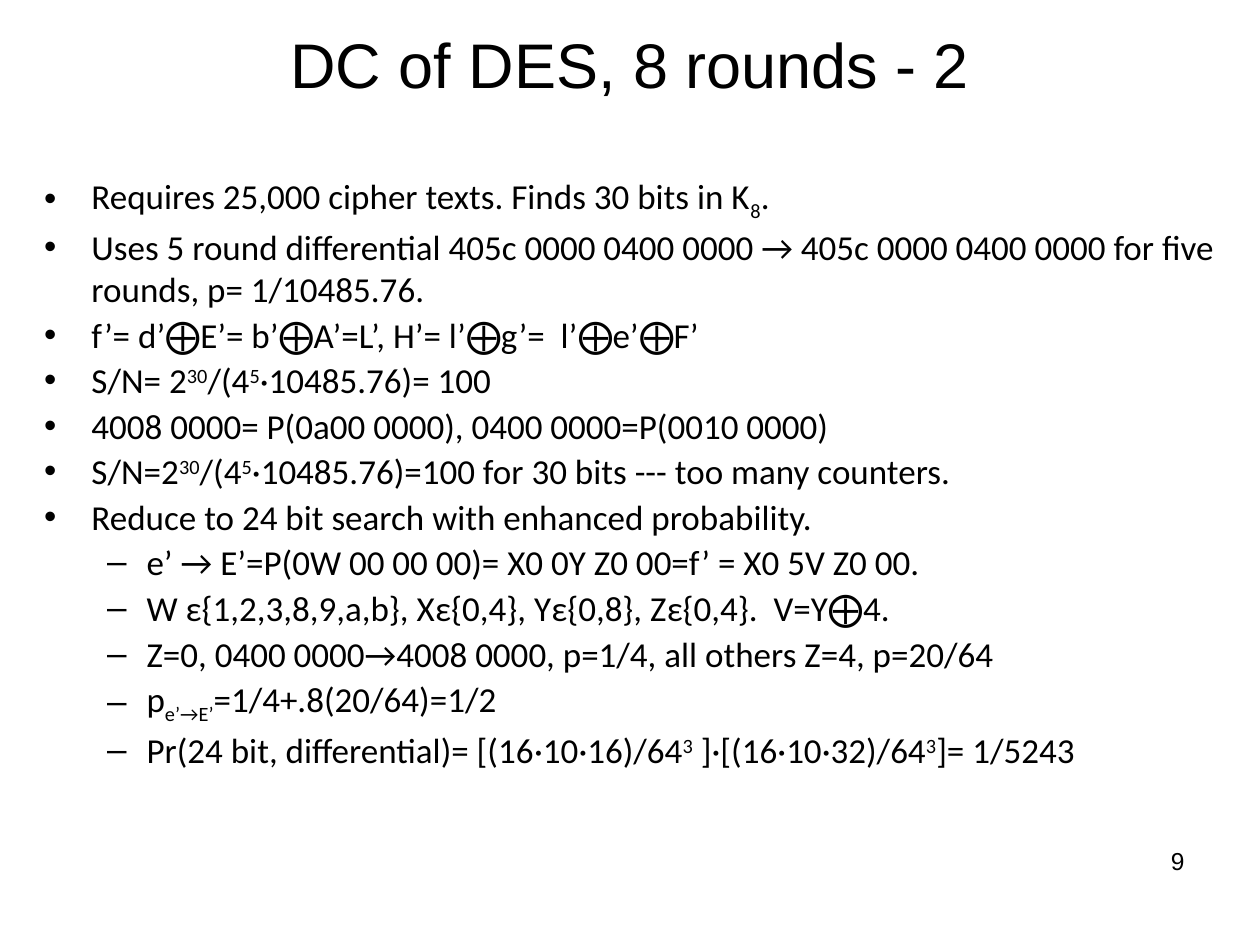
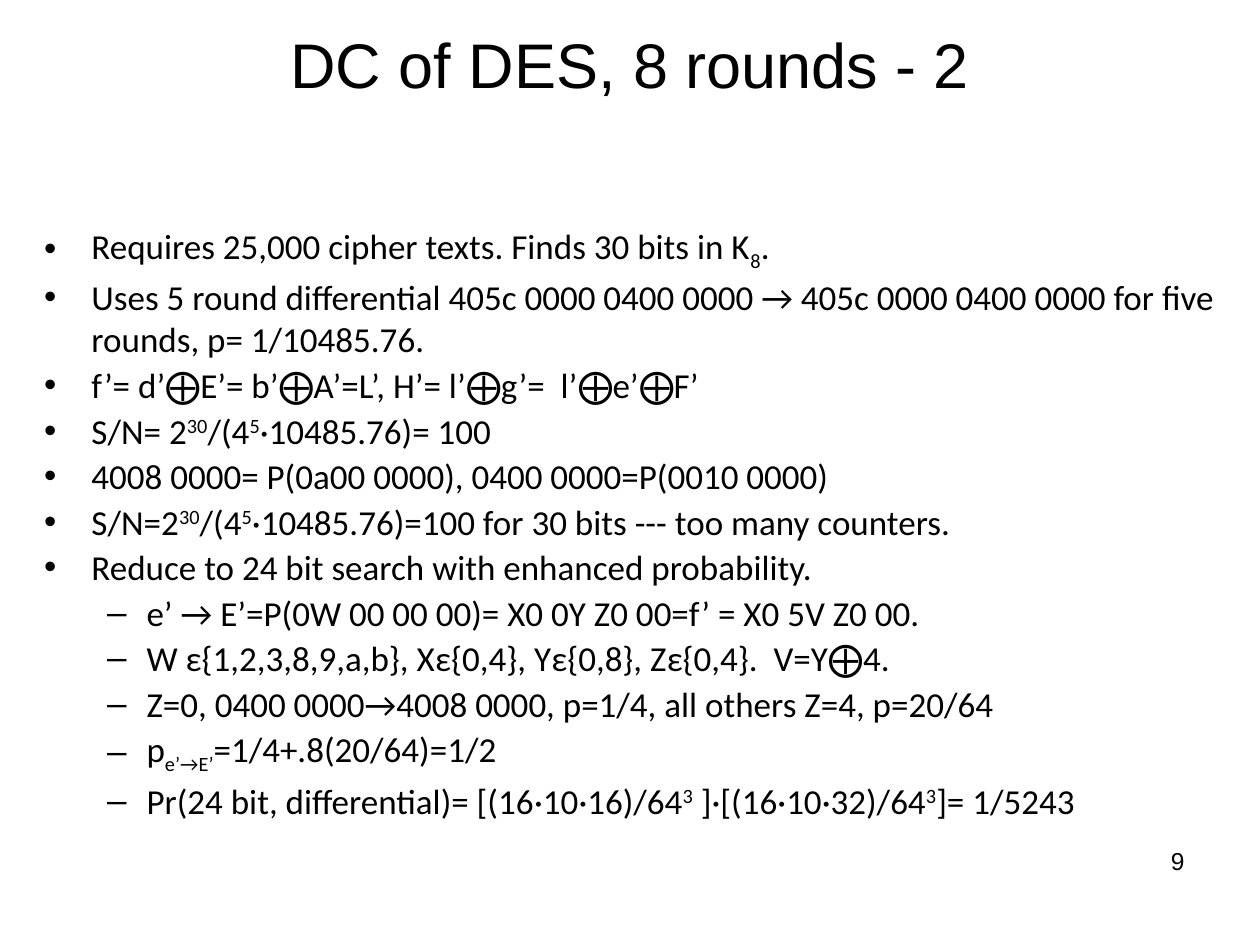
Before and after one commit to jlmucb/class_notes, a slide deck: slide 9 of BerkeleyClass/CS290Spring2013/Lectures/Cryptoclass4.pptx. Drawn at 1260x945 pixels with LibreOffice and Linux fonts; fonts in the diff are those of the drawing. Boxes give left, top, right and bottom in pixels: in the first picture for what was removed or moved away, otherwise in the second. Text is boxed around its words. In the diff, an @@ line names an element or a change of style, - is before the commit and + after.

```diff
--- a/BerkeleyClass/CS290Spring2013/Lectures/Cryptoclass4.pptx
+++ b/BerkeleyClass/CS290Spring2013/Lectures/Cryptoclass4.pptx
@@ text "Requires 25,000 cipher texts. Finds ...": place and size @@
-text "Requires 25,000 cipher texts. Finds ..." at (91, 184, 1213, 768)
+text "Requires 25,000 cipher texts. Finds ..." at (91, 234, 1213, 819)
```
Also in this commit, not shown: 3 other slides changed, 1 slide added, 1 other file.
